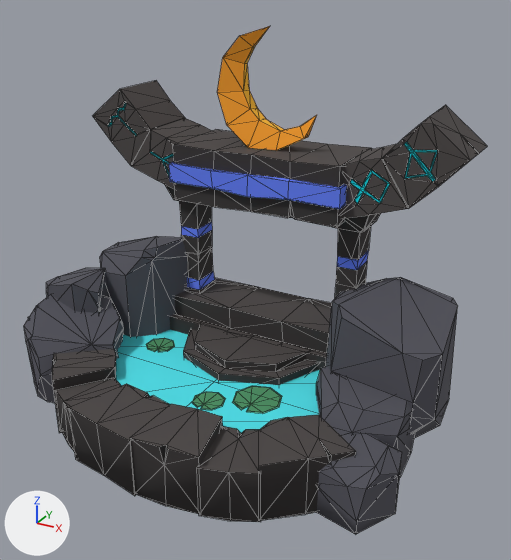
An edit to the glTF model assets/05_Fantasy_Pack/TempleMoon_01/TempleMoon_01.glb, drawn before and after from the same camera.
Camera for both pictures: a 50 mm lens placed at (4.4, -7.26, 5.6), pointed at (0.43, -0.05, 2.0). The axes (+X, +Y, +Z) are drawn at lower left. The lights are the same throughout. Mesh edges are drawn as thin lines. Objects named as collision shapes, trigger or cutter boxes, shadow casters or lower levels of detail are left out. Vertices at the same position are counted once.

In view in the first picture: 'TempleMoon_01'.
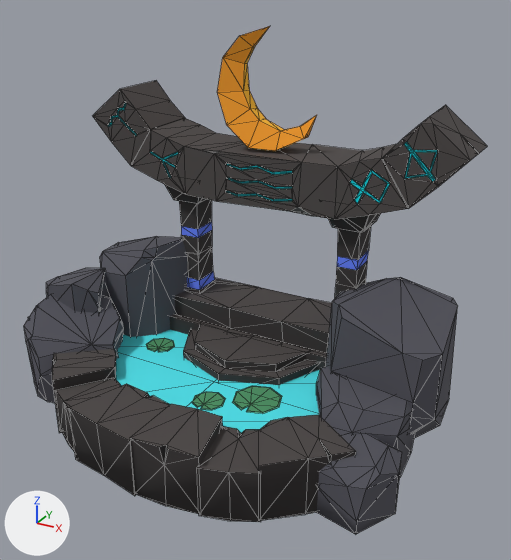
Changed parts and their boxes (x1, y1, x2, y2) in the pictures (511 x 560 px; the box of a moved part takes in the faces that stretch with it):
part 1 of me_cube_469, moved or reshaped
    before: (169, 129, 372, 228)
    after: (184, 133, 362, 219)

What changed in the scene script:
```text
Change me_cube_469:
    used by ob_templemoon_01; location = (0.0, 0.0, 0.0)
    remove me_cube_469.from_pydata(...)  # 818 vertices, 1479 faces; spans x -3.44..2.8, y -2.18..1.7, z -0.04..4.96
    add me_cube_469.from_pydata(...)  # 826 vertices, 1507 faces; spans x -3.44..2.8, y -2.18..1.63, z -0.04..4.96
    me_cube_469 part 1
    66 vertices are removed from x -1.2..1.32, y 0.42..1.7, z 2.65..3.45
    128 faces are deleted
    74 vertices are added at x -0.79..0.89, y 0.64..1.5, z 2.69..3.42
    156 new faces join them
```
